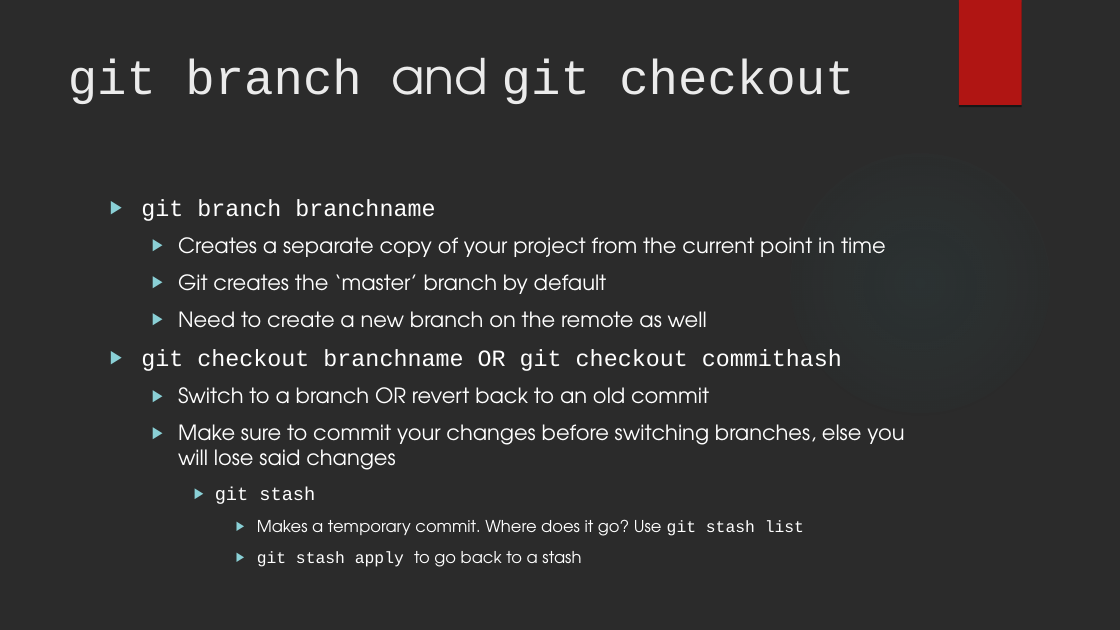
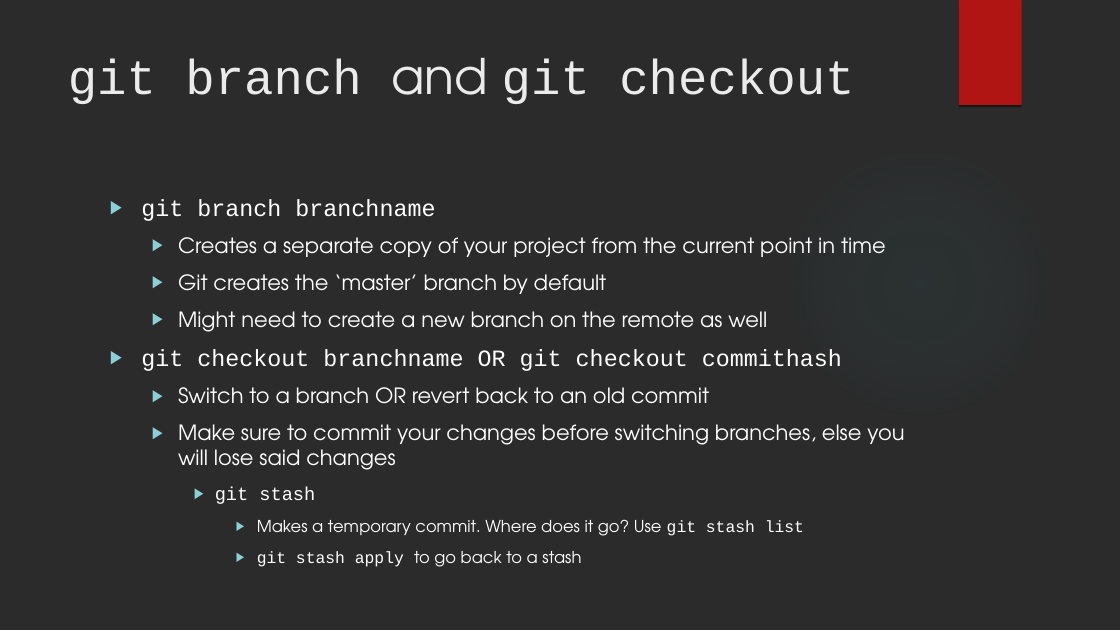
Before and after one commit to dvdmuckle/git101, a slide deck: slide 13 of Git 101.odp. Drawn at 1120x630 pixels with LibreOffice and Linux fonts; fonts in the diff are those of the drawing; background and template pictures are left out; a plain dark background stands for a picture behind light text. Boxes give left, top, right and bottom in pixels: in the first picture for what was removed or moved away, otherwise in the second. Text is boxed around its words. In the diff, an @@ line names an element or a change of style, - is before the commit and + after.

```diff
--- a/Git 101.odp
+++ b/Git 101.odp
@@ text at [178,311,767,332]: text changed @@
-  ▶ Need to create a new branch on the remote as well
+  ▶ Might need to create a new branch on the remote as well
```
Also in this commit, not shown: 4 other slides changed.
